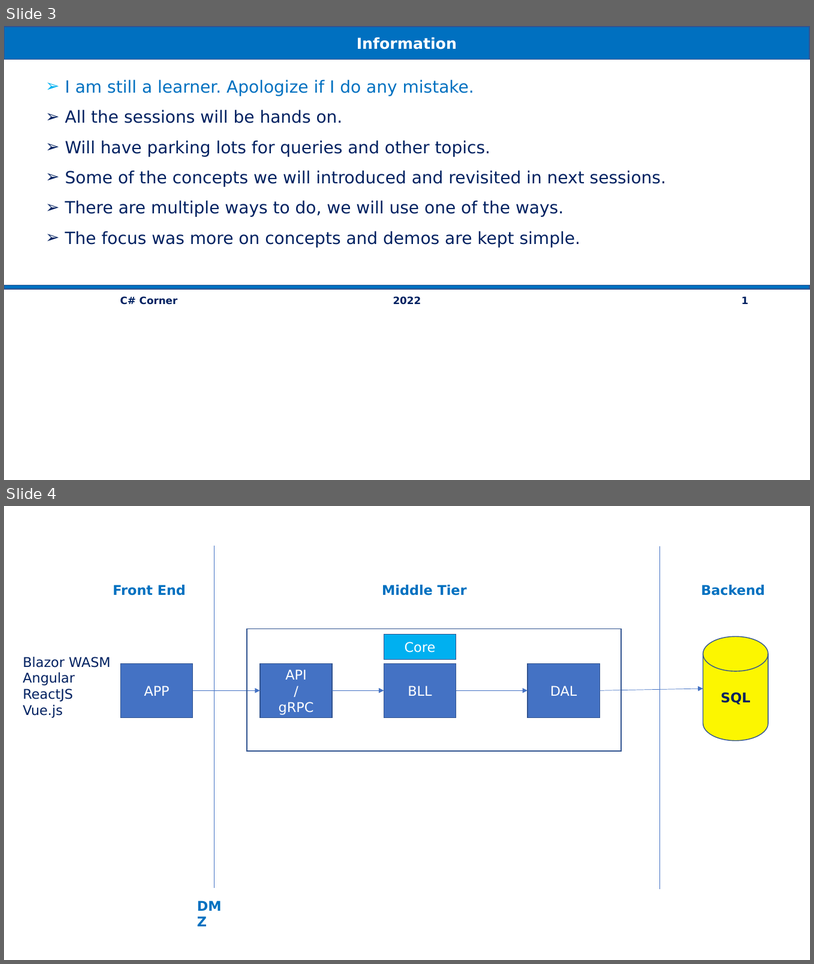
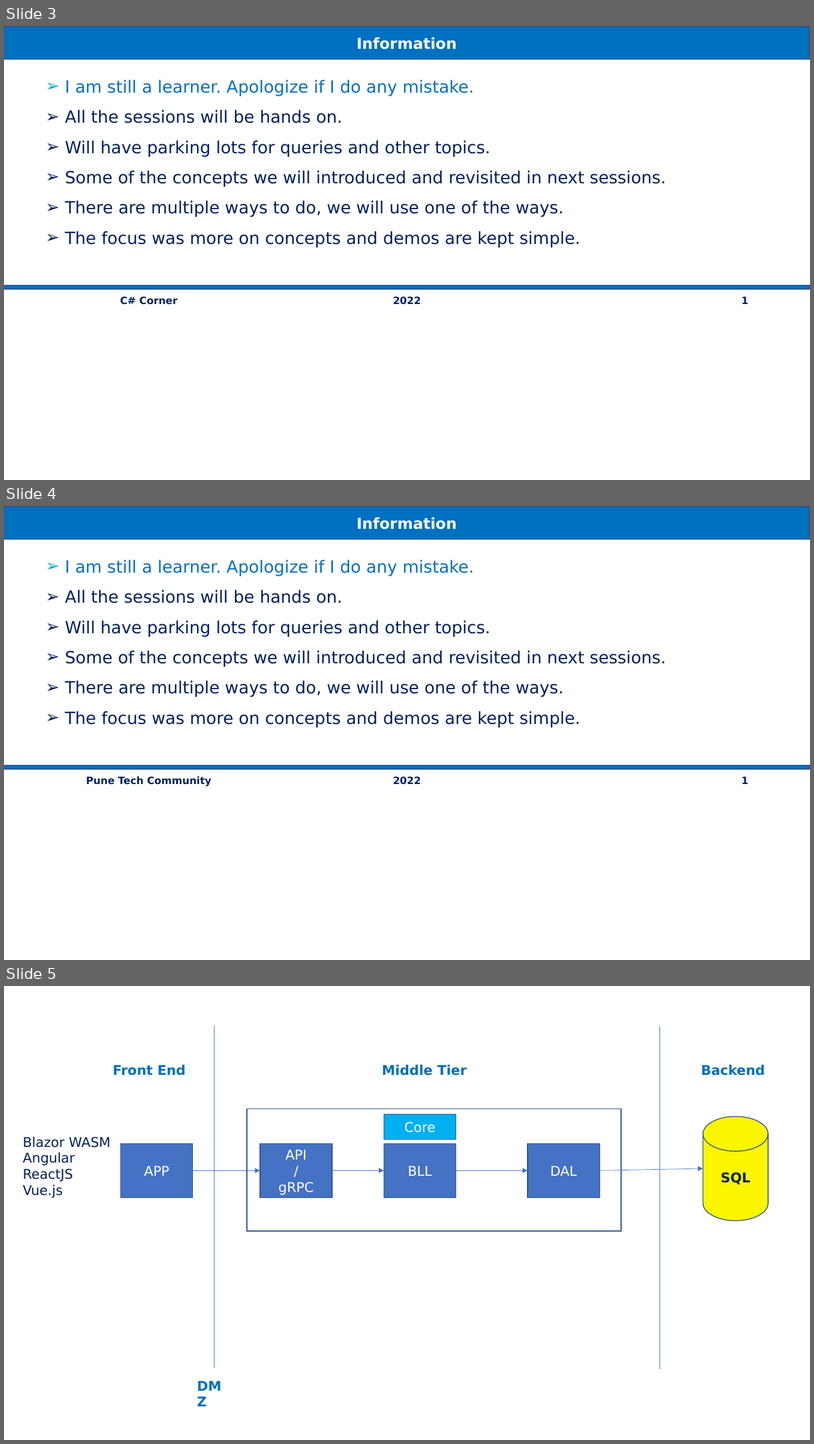
Before and after one commit to vishipayyallore/speaker-series-2022, a slide deck: TechTalk.pptx. Shown one above the other, each under a label of ours: slides 3 and 4 before the commit, slides 3, 4 and 5 after it. The pictures are 814x964 and 814x1444 pixels, drawn with LibreOffice and Linux fonts; fonts in the diff are those of the drawing. Boxes give left, top, right and bottom in pixels: in the first picture for what was removed or moved away, otherwise in the second. Text is boxed around its words. In the diff, an @@ line names an element or a change of style, - is before the commit and + after.

```diff
--- a/TechTalk.pptx
+++ b/TechTalk.pptx
@@ slide 4 added at (4, 506, 810, 960), background #FFFFFF @@
@@ rectangle added at (4, 507, 810, 539), fill #0070C0, outline #325491 1 pt, 18 pt, text #FFFFFF, bold @@
+Information
@@ text added at (65, 559, 666, 727), 20 pt, text #002060 @@
+  ➢ I am still a learner. Apologize if I do any mistake.
+  ➢ All the sessions will be hands on.
+  ➢ Will have parking lots for queries and other topics.
+  ➢ Some of the concepts we will introduced and revisited in next sessions.
+  ➢ There are multiple ways to do, we will use one of the ways.
+  ➢ The focus was more on concepts and demos are kept simple.
@@ rectangle added at (4, 765, 810, 769), fill #0070C0, outline #325491 1 pt @@
@@ text added at (86, 776, 212, 786), 12 pt, text #002060, bold @@
+Pune Tech Community
@@ text added at (393, 776, 422, 784), 12 pt, text #002060, bold @@
+2022
@@ text added at (742, 776, 749, 784), 12 pt, text #002060, bold @@
+1
@@ what was slide 4 is now slide 5 @@
```
